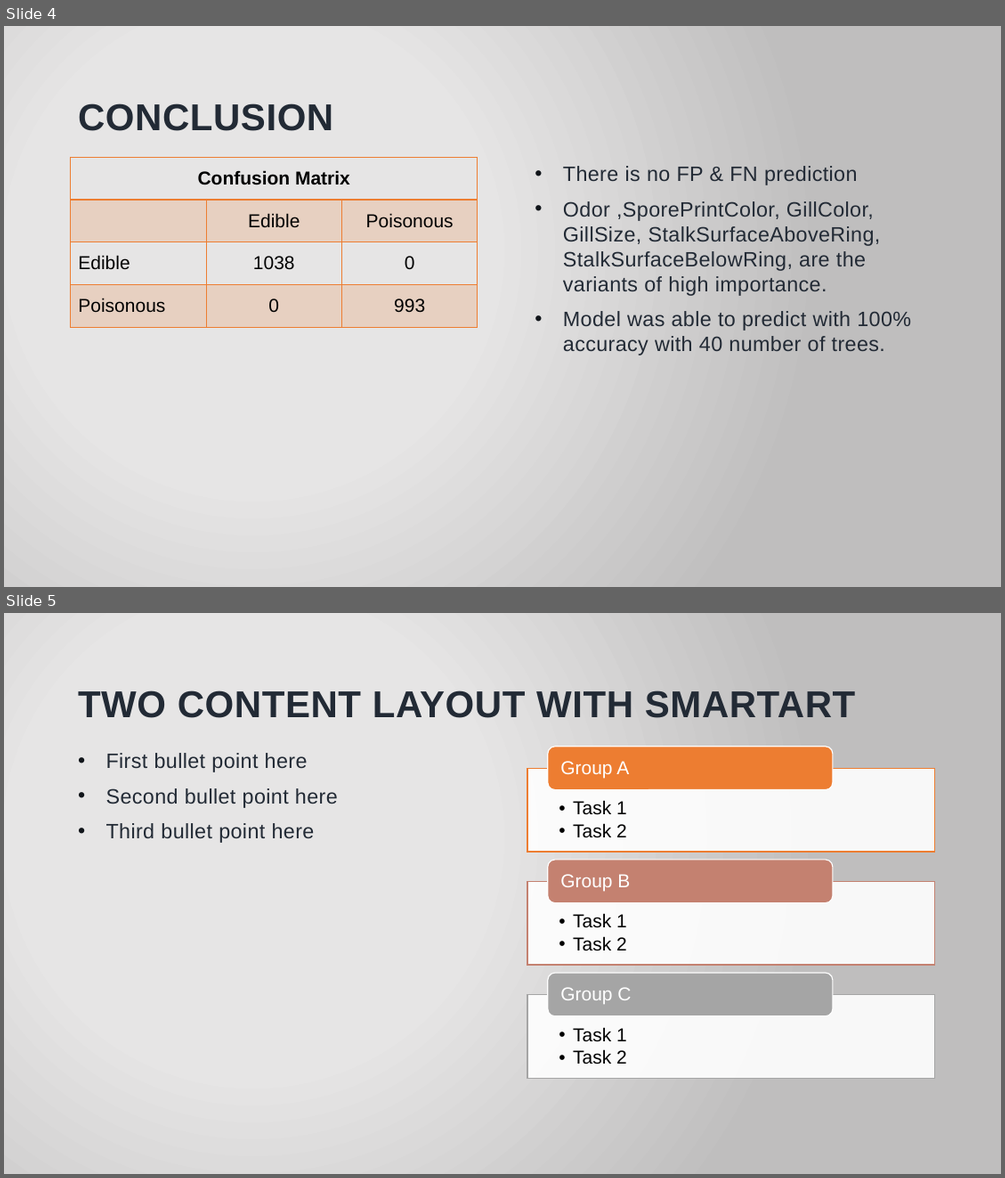
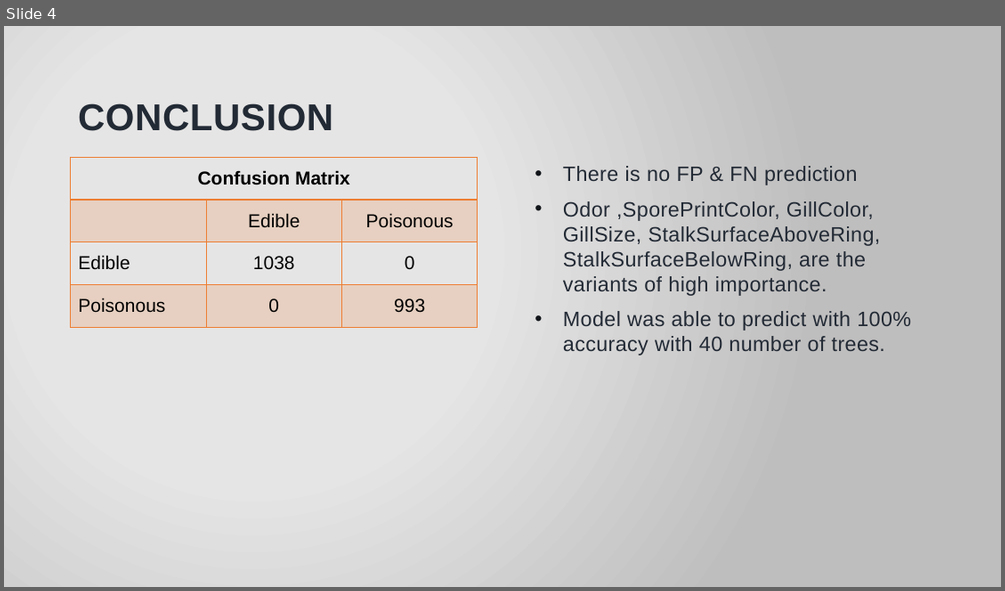
Before and after one commit to arun04nitcgit/Mushroom-Classification, a slide deck: Mushroom classification.pptx. Shown one above the other, each under a label of ours: slides 4 and 5 before the commit, slide 4 after it. The pictures are 1005x1178 and 1005x591 pixels, drawn with LibreOffice and Linux fonts; fonts in the diff are those of the drawing; background and template pictures are left out. Boxes give left, top, right and bottom in pixels: in the first picture for what was removed or moved away, otherwise in the second. Text is boxed around its words. In the diff, an @@ line names an element or a change of style, - is before the commit and + after.

```diff
--- a/Mushroom classification.pptx
+++ b/Mushroom classification.pptx
@@ slide 5 removed at bbox=[4, 613, 1001, 1174], background picture (left out) @@
@@ title removed at bbox=[78, 690, 855, 718] @@
-TWO CONTENT LAYOUT WITH SMARTART
@@ text removed at bbox=[106, 753, 338, 843] @@
-• First bullet point here
-• Second bullet point here
-• Third bullet point here
@@ group removed at bbox=[527, 747, 934, 1078]: 6 texts, 3 rectangles, 3 rounded rectangles @@
-  • Task 1
-  • Task 2
-Group A
-  • Task 1
-  • Task 2
-Group B
-  • Task 1
-  • Task 2
-Group C
```
Also in this commit, not shown: 1 slide added.
